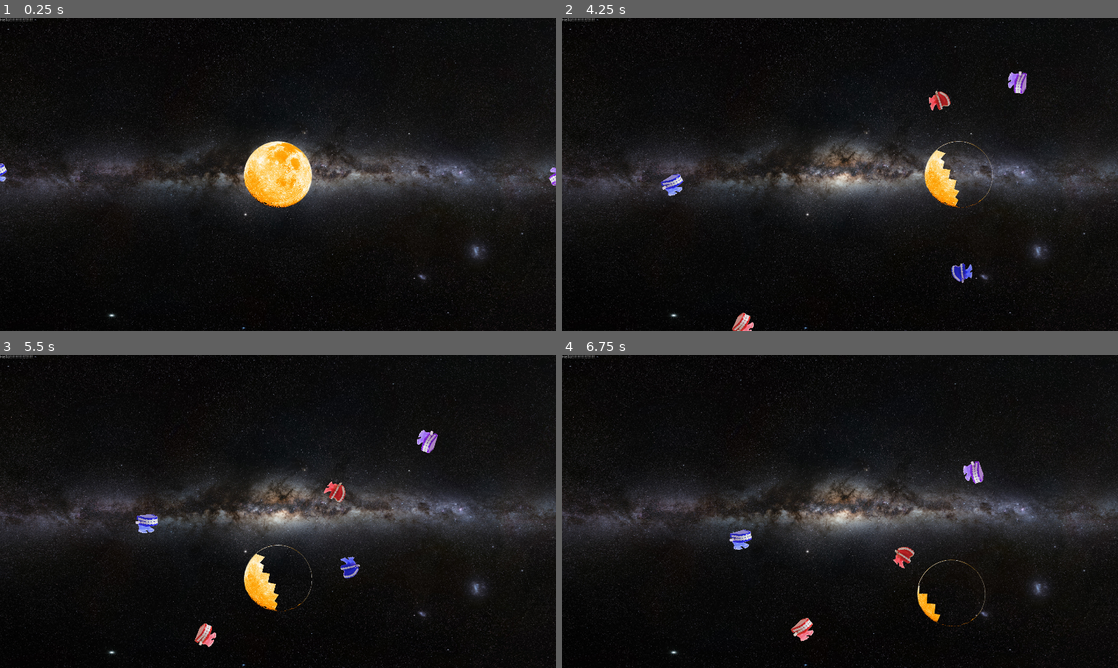
Above: before the commit, frames 1-4 (two rows, left to right).
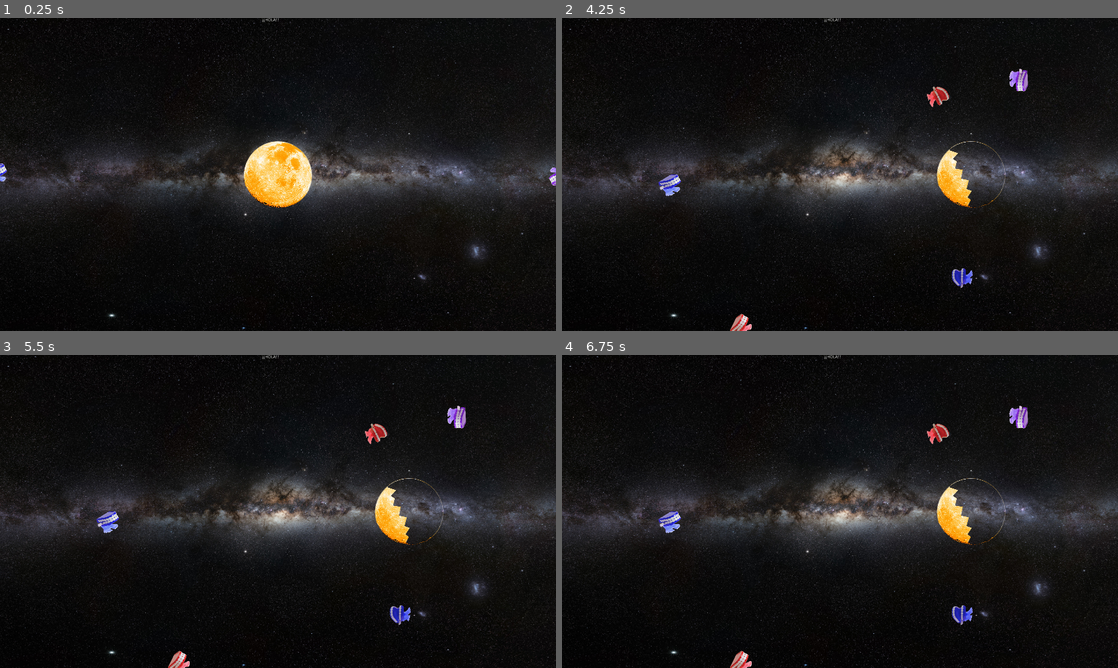
Above: after the commit, the same moments.

Repository: PushingPolygons/moonchomper-RosemaryKoshy
Game: Godot game, scene res://level/level.tscn
Two runs of this game, one before a commit and one after it. Both use one fixed random seed, a clock stepped at 60 frames per second and the inputs below.
Inputs (mouse positions are in pixels of both pictures, inside the frame that each line leads up to):
- Up to frame 1 (0.25 s): no input
- Up to frame 2 (4.25 s): move the mouse to (1112, 174) at 0.52 s; press the mouse at (1112, 174) at 0.53 s; hold Right (ui_right) 0.53-1.28 s; move the mouse to (589, 174) at 1.27 s; release the mouse at (589, 174) at 1.28 s; hold Down (ui_down) 1.28-2.03 s; right-click (589, 174) at 1.35 s; click (589, 174) at 1.42 s; move the mouse to (767, 80) at 2.02 s; press the mouse at (767, 80) at 2.03 s; hold Right (ui_right) 2.03-2.78 s; move the mouse to (884, 36) at 2.77 s; release the mouse at (884, 36) at 2.78 s; hold Up (ui_up) 2.78-3.53 s; right-click (884, 36) at 2.85 s; click (884, 36) at 2.92 s; move the mouse to (945, 312) at 3.52 s; press the mouse at (945, 312) at 3.53 s; hold Left (ui_left) from 3.53 s (still down); tap Escape (ui_cancel) at 4.15 s
- Up to frame 3 (5.5 s): move the mouse to (183, 661) at 4.27 s; release the mouse at (183, 661) at 4.28 s; right-click (183, 661) at 4.35 s; click (183, 661) at 4.42 s; move the mouse to (439, 433) at 5.02 s; release Left (ui_left) at 5.03 s; press the mouse at (439, 433) at 5.03 s; hold Down (ui_down) from 5.03 s (still down)
- Up to frame 4 (6.75 s): move the mouse to (756, 433) at 5.77 s; release Down (ui_down) at 5.78 s; release the mouse at (756, 433) at 5.78 s; hold Right (ui_right) 5.78-6.53 s; right-click (756, 433) at 5.85 s; move the mouse to (962, 495) at 6.52 s; press the mouse at (962, 495) at 6.53 s; hold Up (ui_up) from 6.53 s (still down)

The runs differ from the first frame. In frame 1, less than 0.1% of the frame differs, in the area x 0-51%, y 0-2%; in frame 2, 1.9%; in frame 3, 3.2%, in the area x 0-84%, y 0-100%; in frame 4, 2.6%.

Commit message:
Exc pauses

Diff:
--- a/code/level/assets/level.gd
+++ b/code/level/assets/level.gd
@@ -15,6 +15,10 @@
 	spawn_chompers(chomper_count, center, chomper_distance)
 	print("Spawned ", chomper_count, " chompers")
 
+func _process(delta_t: float) -> void:
+	if Input.is_action_just_pressed("ui_cancel"):
+		get_tree().paused = true
+
 func spawn_chompers(count: int, center: Vector2, radius: float) -> void:
 	for i in count:
 		var chomper: Chomper = chomper_ps.instance()
--- a/code/menu/menu.tscn
+++ b/code/menu/menu.tscn
@@ -69,10 +69,12 @@
 }
 
 [node name="Label" type="Label" parent="."]
-margin_top = 0.353157
-margin_right = 114.0
-margin_bottom = 14.3532
-text = "Hello!!!!!!!!!!!!!!!!!!!!"
+anchor_left = 0.5
+anchor_right = 0.5
+margin_left = -57.0
+margin_right = 57.0
+margin_bottom = 14.0
+text = "¡¡¡HOLA!!!"
 __meta__ = {
 "_edit_use_anchors_": false
 }
